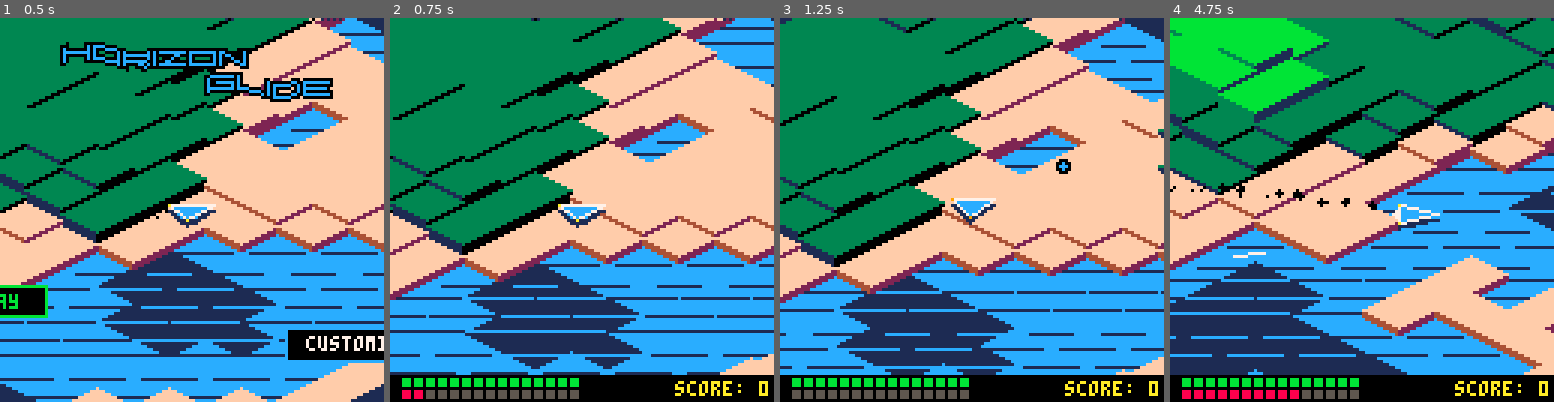
Above: before the commit, frames 1-4 (left to right).
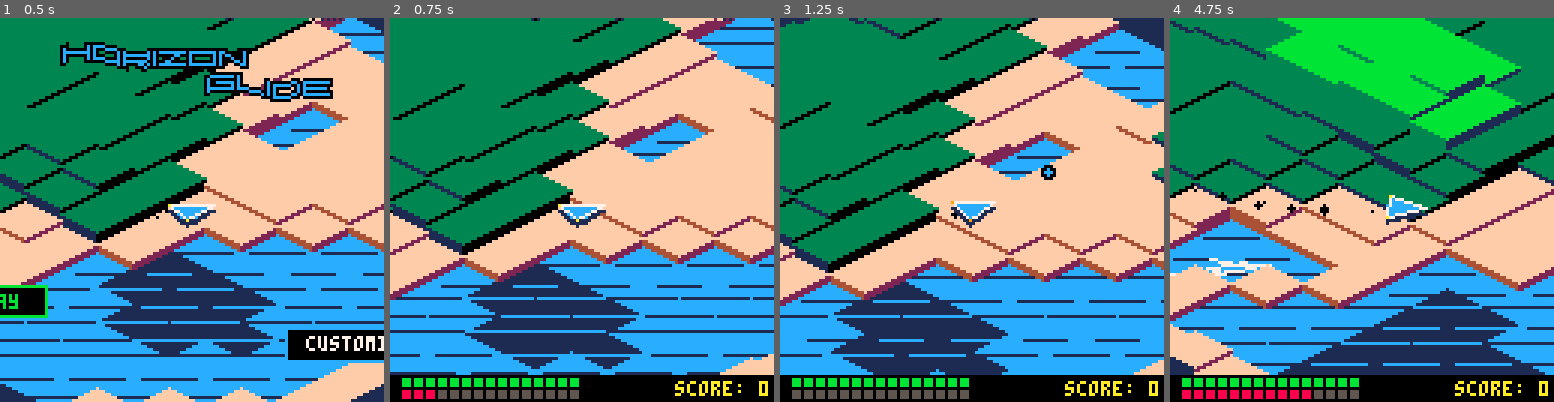
Above: after the commit, the same moments.

Repository: EBonura/horizon-glide
Game: PICO-8 cartridge v0.11.p8
Same seed, same stepped clock (60 frames per second), same inputs: the game is played once before the commit and once after it.
Inputs:
- Up to frame 1 (0.5 s): tap X (X key) at 0.33 s
- Up to frame 2 (0.75 s): tap O (Z key) at 0.7 s
- Up to frame 3 (1.25 s): tap X (X key) at 1.07 s
- Up to frame 4 (4.75 s): hold Right 1.6-2.1 s; tap O (Z key) every 0.4 s from 1.7 to 4.5 s; tap X (X key) at 1.85, 2.97, 4.08 s; hold Up 2.15-2.42 s; hold Right 2.47-3.03 s; hold Left 3.08-3.58 s; hold Down 3.63-3.97 s; hold Right 4.02-4.68 s; hold Up from 4.73 s (still down)

Frame 1 is identical in both runs. In frame 2, less than 0.1% of the frame differs, in the area x 9-12%, y 96-100%; in frame 3, 22%; in frame 4, 68%, in the area x 0-100%, y 0-100%.

Commit message:
progress

Diff:
--- a/v0.11.p8
+++ b/v0.11.p8
@@ -107,8 +107,6 @@
     player_ship.is_hovering = true
 
     -- core game variables
-    player_score = 0
-    display_score = 0
     floating_texts = {}
 
     -- initialize particle system; reset its list and sync alias
@@ -237,10 +235,10 @@
         end
 
         -- score tween
-        if display_score<player_score then
-            local diff=player_score-display_score
-            local step=flr((diff+9)/10)
-            display_score+= (diff<10) and diff or step
+        if game_manager.display_score < game_manager.player_score then
+            local diff = game_manager.player_score - game_manager.display_score
+            local step = flr((diff+9)/10)
+            game_manager.display_score += (diff<10) and diff or step
         end
     end
 
@@ -539,9 +537,9 @@
 function init_game()
     game_state = "game"
 
-    -- Reset scores/ui
-    player_score, display_score = 0, 0
+    -- Reset UI
     floating_texts = {}
+
     -- reset particle system
     particle_sys:reset()
 
@@ -633,19 +631,19 @@
 end
 
 function draw_ui()
-    -- Black band at bottom
+    -- 𝘣lack band at bottom
     rectfill(0, 119, 127, 127, 0)
 
-    -- HEALTH BAR (top bar)
+    -- 𝘩𝘦𝘢𝘭𝘵𝘩 𝘣𝘢𝘳 (top bar)
     local health_col = player_ship.hp > 30 and 11 or 8  -- green if healthy, red if low
     draw_segmented_bar(4, 120, player_ship.hp, 100, health_col, 5)
 
-    -- Speed bar (bottom bar)
+    -- 𝘴peed bar (bottom bar)
     local current_speed = player_ship:get_speed()
     draw_segmented_bar(4, 124, current_speed, player_ship.max_speed, 8, 5)
 
-    -- Draw score on the right side
-    local score_text = "score: " .. flr(display_score)
+    -- 𝘥raw score on the right side
+    local score_text = "score: " .. flr(game_manager.display_score)
     print(score_text, 127 - #score_text * 4, 121, 10)  -- yellow color
 end
 
@@ -911,6 +909,8 @@
     self.next_event_index = 1
     self.difficulty_circle_round = 0
     self.difficulty_combat_round = 0
+    self.player_score = 0
+    self.display_score = 0
 end
 
 
@@ -1096,7 +1096,7 @@
                 game_manager:remove_panel(self.timer_panel) self.timer_panel = nil
                 game_manager:remove_panel(self.instruction_panel) self.instruction_panel = nil
 
-                player_score += self.total_points_award
+                game_manager.player_score += self.total_points_award
                 add(floating_texts, floating_text.new(sx, sy - 20, "+"..self.total_points_award, 7))
             else
                 if self.instruction_panel then
@@ -1171,9 +1171,12 @@
         hover_height = 1,
         current_altitude = 0,
         angle = 0,
-        accel = 0.1,
-        friction = 0.85,
-        max_speed = is_enemy and 0.4 or 0.5,
+        accel = 0.05,
+        friction = 0.9,
+        max_speed = is_enemy and 0.35 or 0.4,
+        projectile_speed = 0.4,
+        projectile_life = 40,
+        fire_rate = is_enemy and 0.15 or 0.1,
         size = 10,
         body_col = is_enemy and 8 or 12,
         outline_col = 7,
@@ -1201,8 +1204,8 @@
     local dy=player_ship.y-self.y
     local dist=dist_trig(dx,dy)
 
-    -- chase/flee mode (single expression)
-    local mode=(self.hp<=30 and dist>15) or (self.hp>30 and (dist>20 or (flr(time()+self.ai_phase)%6)<3))
+    -- chase/flee mode (flee at 40% health)
+    local mode=(self.hp/self.max_hp<=0.3 and dist>15) or (self.hp/self.max_hp>0.3 and (dist>20 or (flr(time()+self.ai_phase)%6)<3))
     if not mode then dx,dy=-dx,-dy end
 
     -- separation from other enemies
@@ -1217,32 +1220,31 @@
     -- apply movement toward chosen steer vector
     local m=dist_trig(dx,dy)
     if m>0.1 then
-        local a=self.accel*0.7/m
+        local a=self.accel/m
         self.vx+=dx*a self.vy+=dy*a
     end
 
     -- chase fire: target update + cooldown
-    if mode and self:update_targeting() and (not self.last_shot_time or time()-self.last_shot_time>0.15) then
+    if mode and self:update_targeting() and (not self.last_shot_time or time()-self.last_shot_time>self.fire_rate) then
         self:fire_at() self.last_shot_time=time()
     end
 end
 
 
 function ship:fire_at()
-    if not self.target then return end  -- safety check
+    if not self.target then return end
 
     local dx, dy = self.target.x - self.x, self.target.y - self.y
     local dist = dist_trig(dx, dy)
 
     if dist < 15 then
-        -- create projectile with ship velocity + projectile velocity
         add(projectiles, {
             x = self.x,
             y = self.y,
             z = self.current_altitude,
-            vx = self.vx + dx/dist * 0.5,  -- ship velocity + projectile velocity
-            vy = self.vy + dy/dist * 0.5,
-            life = 30,
+            vx = self.vx + dx/dist * self.projectile_speed,
+            vy = self.vy + dy/dist * self.projectile_speed,
+            life = self.projectile_life,
             owner = self,
         })
         sfx(63)
@@ -1301,7 +1303,7 @@
 
         -- targeting and shooting
         self:update_targeting()
-        if btn(❎) and (not self.last_shot_time or time() - self.last_shot_time > 0.1) then
+        if btn(❎) and (not self.last_shot_time or time() - self.last_shot_time > self.fire_rate) then
             self:fire_at()
             self.last_shot_time = time()
         end
@@ -1497,7 +1499,7 @@
 
                     if t.is_enemy then
                         del(enemies, t)
-                        player_score += 200
+                        game_manager.player_score += 200
                     else
                         -- player death - restart or something
                     end
@@ -1558,7 +1560,7 @@
     -- wave cleared ヌ●★ finish (no "0 enemies left" flash)
     if remaining == 0 then
         self.completed, self.success = true, true
-        player_score += 1000
+        game_manager.player_score += 1000
         if self.instruction_panel then
             game_manager:remove_panel(self.instruction_panel)
             self.instruction_panel = nil
